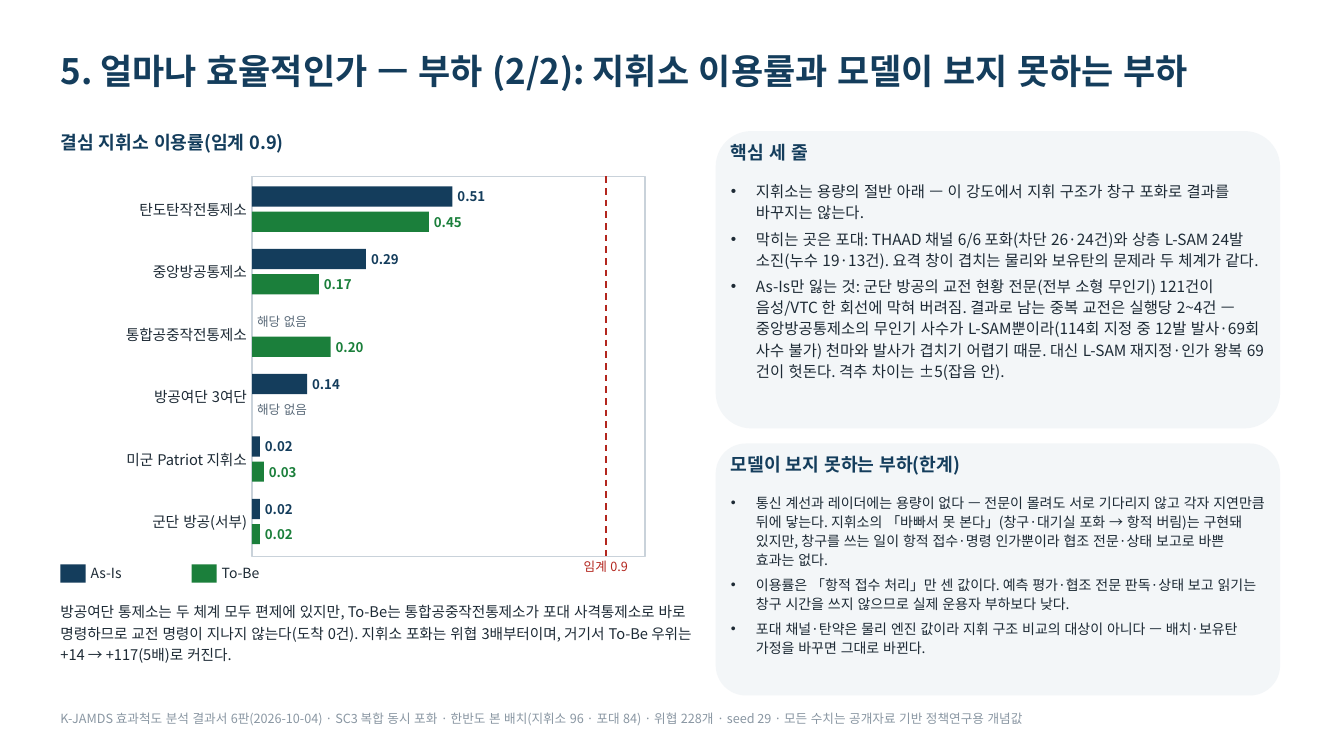
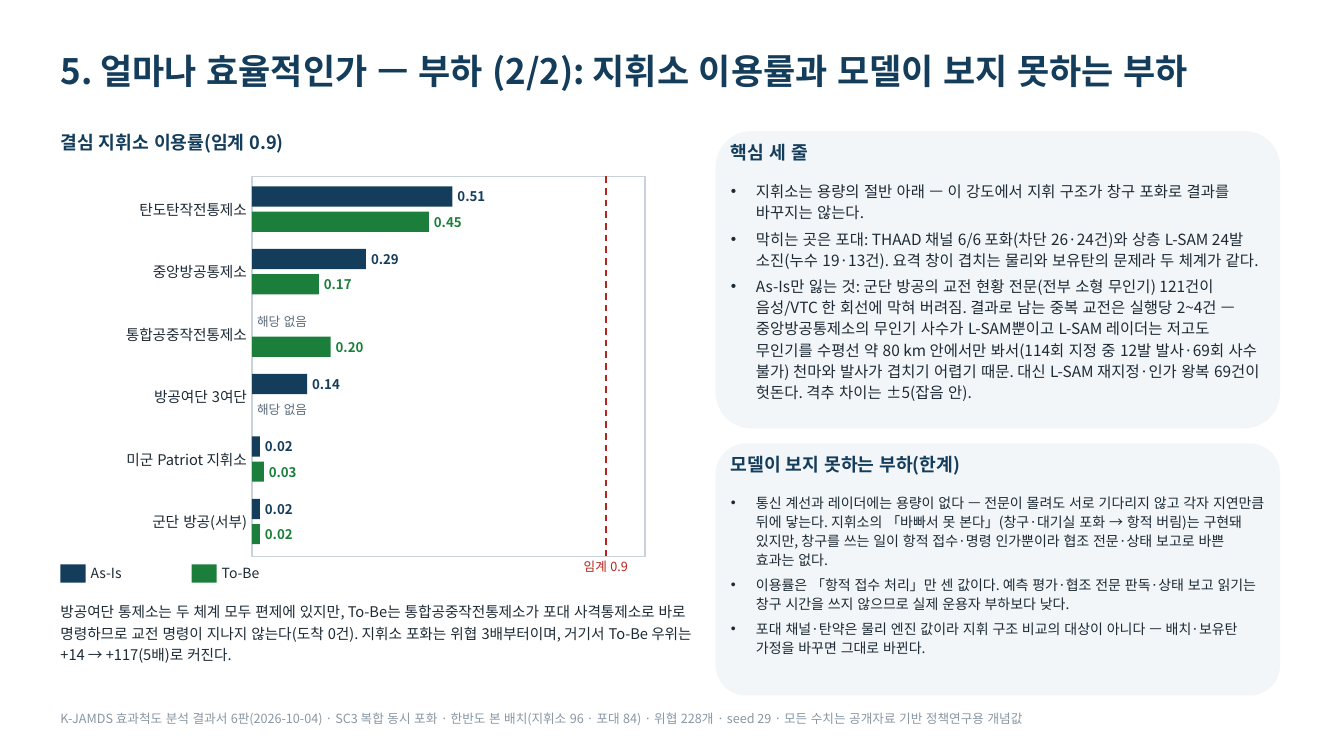
Before and after one commit to DaehyunY00/Air_Defense, a slide deck: slide 9 of K-JAMDS_효과척도_발표정리본.pptx. Drawn at 1344x756 pixels with LibreOffice and Linux fonts; fonts in the diff are those of the drawing. Boxes give left, top, right and bottom in pixels: in the first picture for what was removed or moved away, otherwise in the second. Text is boxed around its words. In the diff, an @@ line names an element or a change of style, - is before the commit and + after.

```diff
--- a/K-JAMDS_효과척도_발표정리본.pptx
+++ b/K-JAMDS_효과척도_발표정리본.pptx
@@ text at [756,279,1260,401]: text changed @@
-• As-Is만 잃는 것: 군단 방공의 교전 현황 전문(전부 소형 무인기) 121건이 음성/VTC 한 회선에 막혀 버려짐. 결과로 남는 중복 교전은 실행당 2~4건 — 중앙방공통제소의 무인기 사수가 L-SAM뿐이라(114회 지정 중 12발 발사·69회 사수 불가) 천마와 발사가 겹치기 어렵기 때문. 대신 L-SAM 재지정·인가 왕복 69건이 헛돈다. 격추 차이는 ±5(잡음 안).
+• As-Is만 잃는 것: 군단 방공의 교전 현황 전문(전부 소형 무인기) 121건이 음성/VTC 한 회선에 막혀 버려짐. 결과로 남는 중복 교전은 실행당 2~4건 — 중앙방공통제소의 무인기 사수가 L-SAM뿐이고 L-SAM 레이더는 저고도 무인기를 수평선 약 80 km 안에서만 봐서(114회 지정 중 12발 발사·69회 사수 불가) 천마와 발사가 겹치기 어렵기 때문. 대신 L-SAM 재지정·인가 왕복 69건이 헛돈다. 격추 차이는 ±5(잡음 안).
```
Also in this commit, not shown: 6 other files.
